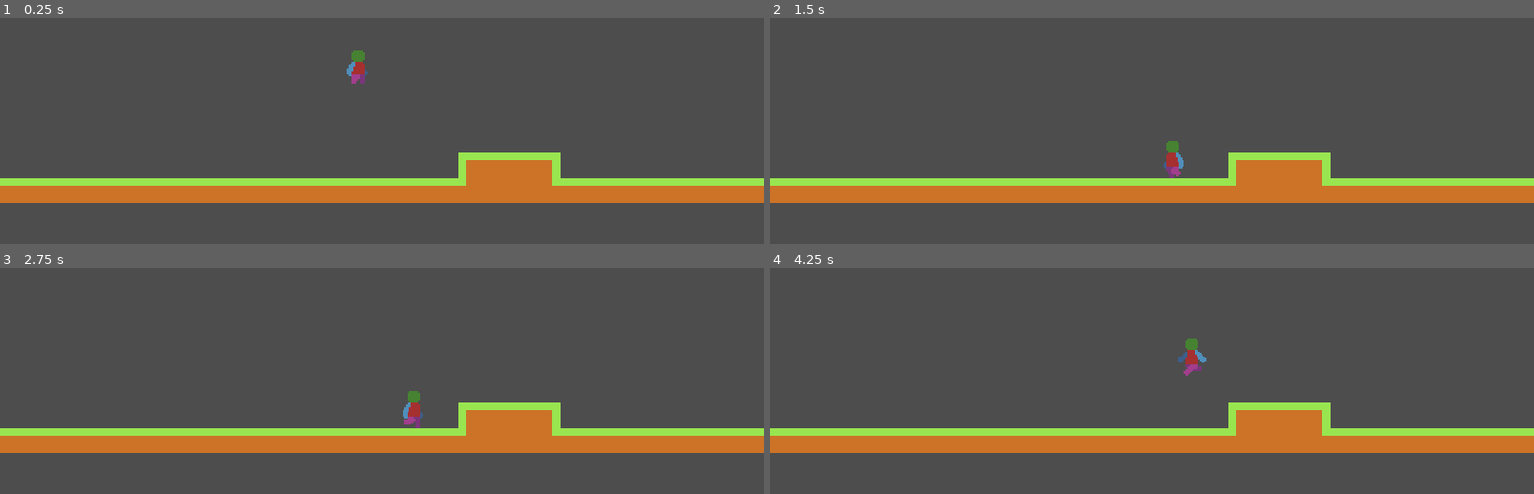
Above: before the commit, frames 1-4 (two rows, left to right).
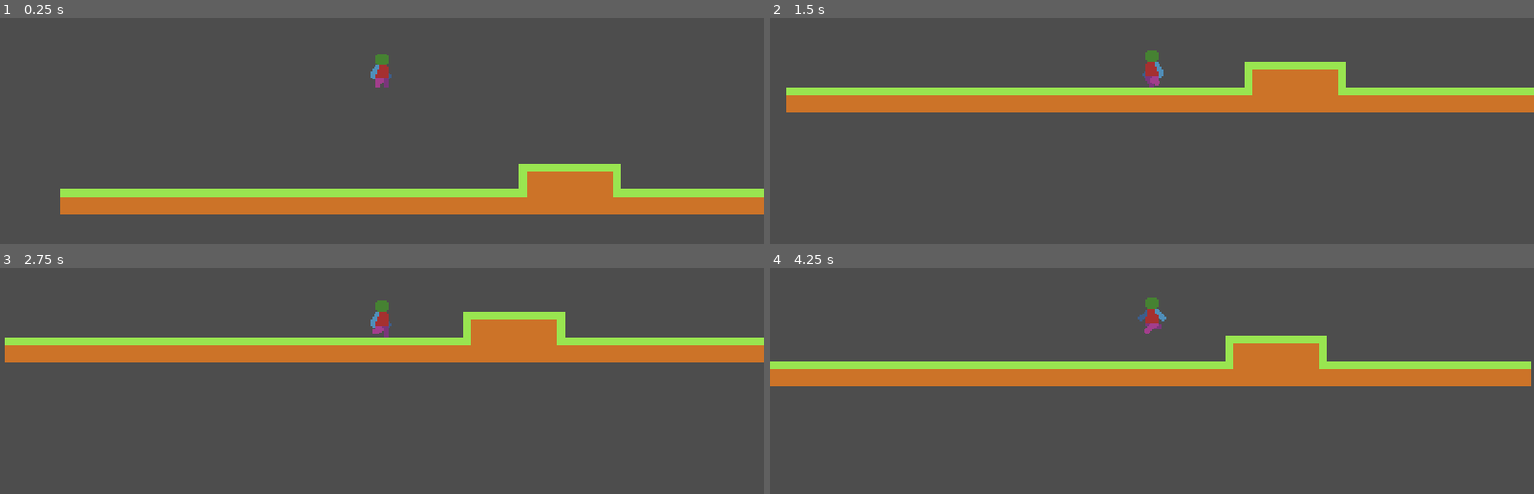
Above: after the commit, the same moments.

Repository: Evangelische-Zinzendorfschulen-Herrnhut/platformer-hacker-space25
Game: Godot game, scene res://level/level.tscn
Same seed, same stepped clock (60 frames per second), same inputs: the game is played once before the commit and once after it.
Inputs:
- Up to frame 1 (0.25 s): no input
- Up to frame 2 (1.5 s): hold D (right) 0.53-1.28 s; tap Space (jump) at 0.77 s; hold A (left) from 1.28 s (still down)
- Up to frame 3 (2.75 s): tap Space (jump) at 1.52 s; release A (left) at 2.03 s; hold D (right) from 2.03 s (still down)
- Up to frame 4 (4.25 s): tap Space (jump) at 3.02, 3.77 s; release D (right) at 3.53 s; hold A (left) from 3.53 s (still down)

The runs differ from the first frame. In frame 1, 15% of the frame differs, in the area x 0-100%, y 14-87%; in frame 2, 25%; in frame 3, 26%, in the area x 0-100%, y 14-82%; in frame 4, 25%.

Commit message:
camera
ich hab eine camera eingefügt

Diff:
--- a/level/level.tscn
+++ b/level/level.tscn
@@ -117,4 +117,7 @@
 tile_set = SubResource("TileSet_vkbyq")
 
 [node name="Player" parent="." instance=ExtResource("1_7lnir")]
-position = Vector2(225, 117)
+position = Vector2(202, 112)
+
+[node name="Camera2D" type="Camera2D" parent="Player"]
+metadata/_edit_group_ = true
